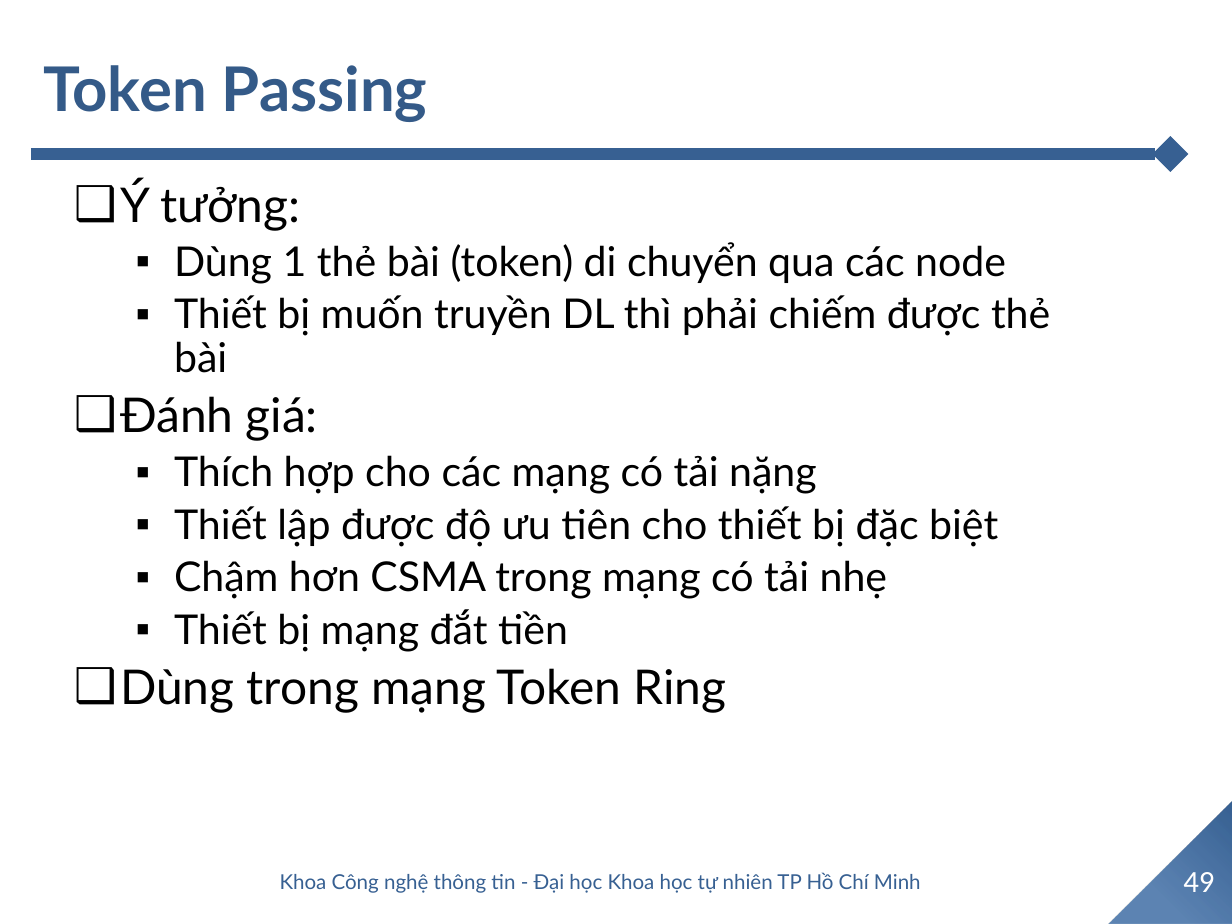
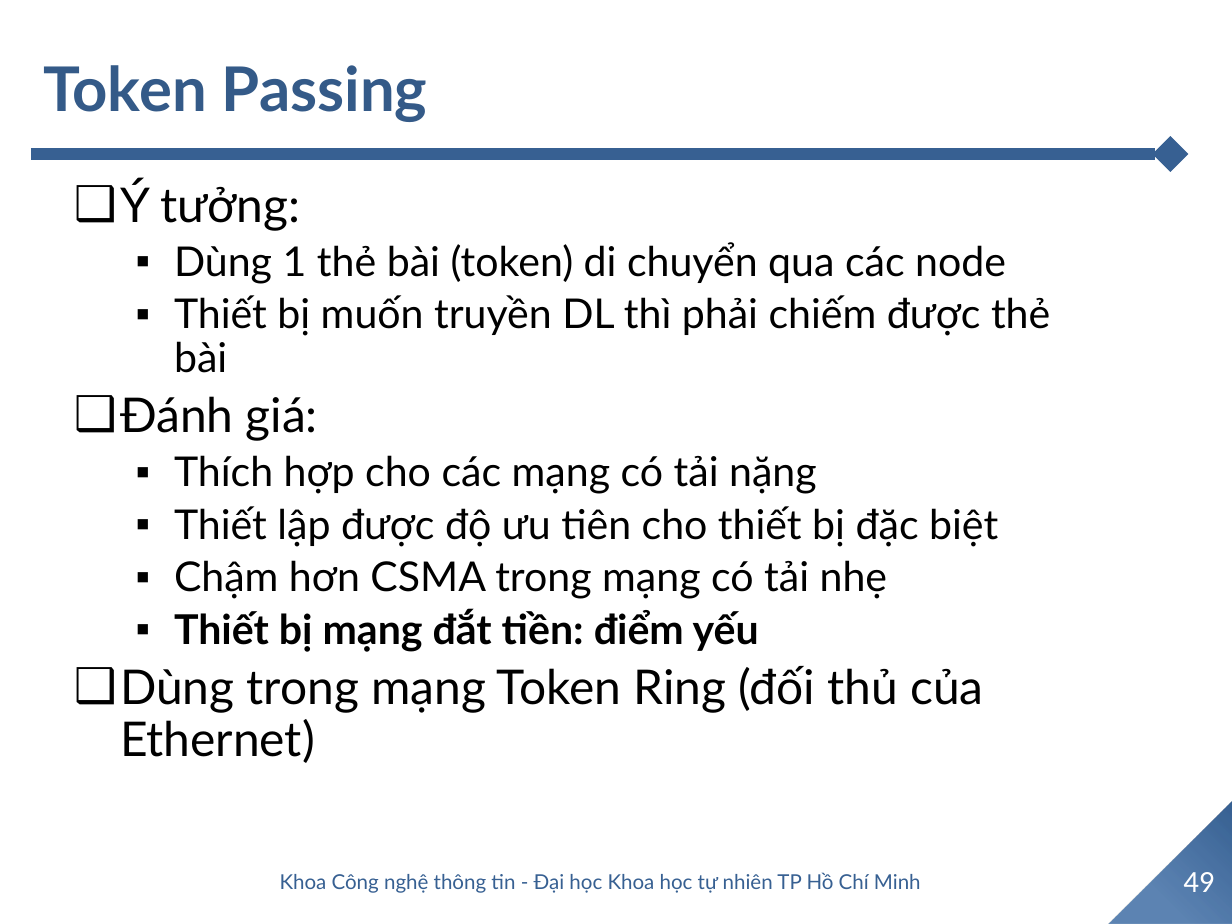
Before and after one commit to TommyandTina/Linux-Lab, a slide deck: slide 49 of APR-2024/0404/06a. Link layer.pptx. Drawn at 1232x924 pixels with LibreOffice and Linux fonts; fonts in the diff are those of the drawing; background and template pictures are left out. Boxes give left, top, right and bottom in pixels: in the first picture for what was removed or moved away, otherwise in the second. Text is boxed around its words. In the diff, an @@ line names an element or a change of style, - is before the commit and + after.

```diff
--- a/APR-2024/0404/06a. Link layer.pptx
+++ b/APR-2024/0404/06a. Link layer.pptx
@@ text at (x1=120, y1=608, x2=983, y2=763): text changed @@
-  ▪ Thiết bị mạng đắt tiền
-❑ Dùng trong mạng Token Ring
+  ▪ Thiết bị mạng đắt tiền: điểm yếu
+❑ Dùng trong mạng Token Ring (đối thủ của Ethernet)
```
Also in this commit, not shown: 34 other slides changed, 26 other files.
